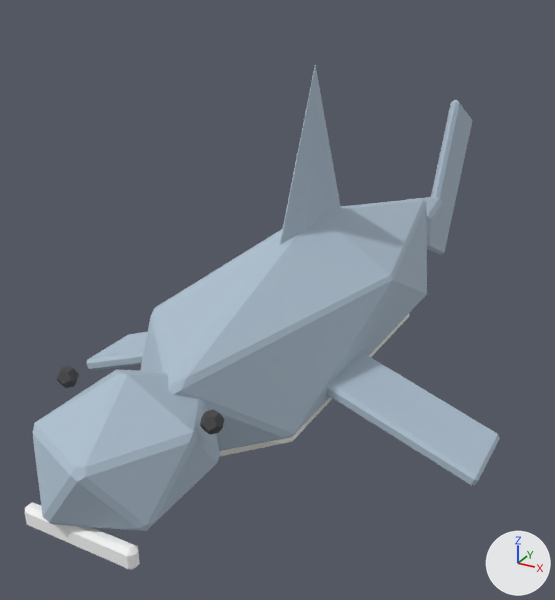
One commit to the FBX model Assets/Content/Models/Shark.fbx: the scene before it, then after it.
Before and after are seen from a 50 mm lens placed at (1.48, -3.01, 2.07), pointed at (-0.2, 0.04, 0.55). Arrows for +X, +Y and +Z are at lower right; the lights stay in place. The first picture is the older version. Where no turn or scale is listed for an object, it has been applied to the vertices. Vertices at exactly the same position are counted once.

Objects in the first picture: 'Body', 'Limb_Fin', 'Limb_Tail'.
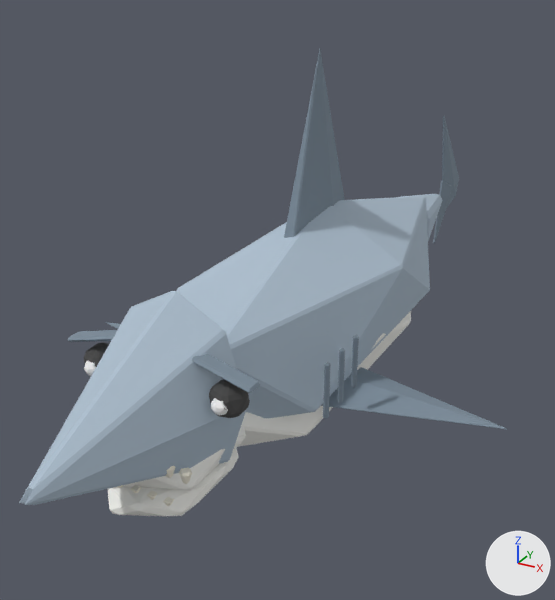
Pixel boxes (x1, y1, x2, y2) of what changed, in the pictures (555 x 600 px; the box of a moved part takes in the faces that stretch with it):
'Body', reshaped (13% narrower, 17% shorter): before (25, 198, 500, 570); after (19, 196, 430, 505)
'Limb_Fin', reshaped, moved: before (279, 65, 341, 245); after (284, 48, 345, 238)
'Part_Fli0R', added: after (321, 367, 507, 429)
'Limb_Tail', reshaped, moved: before (406, 100, 473, 255); after (401, 116, 459, 244)
'Part_Jaw', added: after (108, 447, 239, 516)
    faces in mat_belly (white #f6f6f1): (108, 447, 239, 516)
    faces in mat_bone (white #f6f1e1): (118, 485, 174, 506)
'Part_Fli0L', added (mostly hidden): after (105, 322, 121, 329)
part 2 of me_icosphere, moved or reshaped: before (86, 332, 147, 370); after (68, 330, 117, 342)
part 3 of me_icosphere, moved or reshaped: before (326, 352, 500, 485); after (192, 354, 260, 393)
part 4 of me_icosphere, rebuilt (21% wider, 32% taller): before (32, 369, 220, 531); after (19, 291, 247, 505)
part 5 of me_icosphere, rebuilt (11% narrower, 12% shorter): before (140, 198, 427, 451); after (176, 196, 430, 418)
part 6 of me_icosphere, rebuilt (mostly hidden before): before (219, 314, 409, 456); after (237, 311, 411, 447)
part 7 of me_icosphere, deleted: before (200, 410, 224, 435)
part 8 of me_icosphere, deleted: before (57, 366, 79, 388)
part 9 of me_icosphere, deleted: before (25, 502, 140, 570)
part 10 of me_icosphere, added: after (84, 334, 359, 490)
part 11 of me_cone_001, rebuilt: before (406, 197, 443, 242); after (401, 194, 443, 241)
part 12 of me_cone_001, rebuilt: before (427, 100, 473, 255); after (442, 116, 459, 208)
part 13 of me_cone_001, added: after (433, 181, 452, 244)

Patch to the scene script:
```diff
--- a/Assets/Content/Models/Shark.fbx.py
+++ b/Assets/Content/Models/Shark.fbx.py
@@ me_cone_001 @@
-me_cone_001.from_pydata(...)  # 48 vertices, 52 faces; spans x -0.148..0.148, y -0.05..1.156, z -0.439..0.639
+me_cone_001.from_pydata(...)  # 48 vertices, 52 faces; spans x -0.169..0.169, y -0.05..1.123, z -0.319..0.554
+# me_cone_001 part 11: the loose piece of 24 vertices spanning x -0.148..0.148, y -0.05..0.555, z -0.16..0.16 is rebuilt with 24 vertices and now spans x -0.169..0.169, y -0.05..0.63, z -0.183..0.183
+# me_cone_001 part 12: the loose piece of 24 vertices spanning x -0.03..0.03, y 0.344..1.156, z -0.439..0.639 is rebuilt with 12 vertices and now spans x -0.039..0.039, y 0.634..1.123, z -0.14..0.554, in mat_sharkd (greyish blue #7c8b99)
+# me_cone_001 part 13: 12 vertices added at x -0.038..0.038, y 0.655..0.975, z -0.319..0.108
 me_cone_001.materials.append(mat_shark)
+me_cone_001.materials.append(mat_sharkd)  # greyish blue #7c8b99
@@ me_cone @@
-me_cone.from_pydata(...)  # 16 vertices, 17 faces; spans x -0.051..0.051, y -0.239..0.439, z -0.05..0.733
-me_cone.materials.append(mat_shark)  # blue #adbfce
+me_cone.from_pydata(...)  # 16 vertices, 18 faces; spans x -0.047..0.047, y -0.149..0.49, z -0.065..0.767
+# me_cone part 1: the whole mesh is rebuilt
+me_cone.materials.append(mat_sharkd)  # greyish blue #7c8b99
@@ me_icosphere @@
-me_icosphere.from_pydata(...)  # 310 vertices, 340 faces; spans x -0.98..0.98, y -1.68..1.26, z 0.14..1.04
+me_icosphere.from_pydata(...)  # 720 vertices, 788 faces; spans x -0.45..0.45, y -1.82..1.24, z 0.14..1.06
+# me_icosphere part 2: the loose piece of 24 vertices spanning x -0.98..-0.22, y -0.52..-0.17, z 0.22..0.54 is scaled about its middle by (0.299, 0.173, 0.22), then moved by (0.33, -0.82, 0.48), in mat_sharkd (greyish blue #7c8b99)
+# me_icosphere part 3: the loose piece of 24 vertices spanning x 0.22..0.98, y -0.52..-0.17, z 0.22..0.54 is scaled about its middle by (0.299, 0.173, 0.22), then moved by (-0.33, -0.82, 0.48), in mat_sharkd (greyish blue #7c8b99)
+# me_icosphere part 4: the loose piece of 48 vertices spanning x -0.27..0.27, y -1.68..-1.02, z 0.33..0.87 is rebuilt with 28 vertices and now spans x -0.29..0.29, y -1.82..-1.05, z 0.31..1.05
+# me_icosphere part 5: the loose piece of 40 vertices spanning x -0.4..0.4, y -1.26..1.26, z 0.16..1.04 is rebuilt with 40 vertices and now spans x -0.41..0.41, y -1.04..1.24, z 0.18..1.06
+# me_icosphere part 6: the loose piece of 34 vertices spanning x -0.33..0.33, y -1.09..1.09, z 0.14..0.69 is rebuilt with 42 vertices and now spans x -0.35..0.35, y -0.96..1.06, z 0.14..0.62
+# me_icosphere part 7: the loose piece of 58 vertices spanning x 0.26..0.34, y -1.34..-1.26, z 0.72..0.78 is deleted
+# me_icosphere part 8: the loose piece of 58 vertices spanning x -0.34..-0.26, y -1.34..-1.26, z 0.72..0.78 is deleted
+# me_icosphere part 9: the loose piece of 24 vertices spanning x -0.22..0.22, y -1.64..-1.6, z 0.38..0.46 is deleted
+# me_icosphere part 10: 562 vertices added at x -0.45..0.45, y -1.37..-0.47, z 0.35..0.82
 me_icosphere.materials.append(mat_shark)
@@ me_icosphere @@
 me_icosphere.materials.append(mat_white)
+me_icosphere.materials.append(mat_gum)  # pink #e17c90
+me_icosphere.materials.append(mat_bone)  # white #f6f1e1
+me_icosphere.materials.append(mat_sharkd)  # greyish blue #7c8b99
@@ ob_limb_tail @@
 ob_limb_tail = bpy.data.objects.new('Limb_Tail', me_cone_001)
-ob_limb_tail.location = (0.0, 1.35, 0.6)
+ob_limb_tail.location = (0.0, 1.25, 0.62)
@@ ob_limb_fin @@
 ob_limb_fin = bpy.data.objects.new('Limb_Fin', me_cone)
-ob_limb_fin.location = (0.0, -0.1, 0.95)
+ob_limb_fin.location = (0.0, -0.1, 0.98)
@@ ob_part_jaw @@
+ob_part_jaw = bpy.data.objects.new('Part_Jaw', me_icosphere_008)  # 138 vertices, 158 faces; spans x -0.206..0.206, y -0.614..-0.026, z -0.12..0.06; in mat_belly (white #f6f6f1), mat_bone (white #f6f1e1)
+ob_part_jaw.location = (0.0, -0.8, 0.4)
@@ ob_part_fli0r @@
+ob_part_fli0r = bpy.data.objects.new('Part_Fli0R', me_cone_015)  # 12 vertices, 13 faces; spans x -0.03..0.724, y -0.101..0.301, z -0.09..0.01; in mat_sharkd (greyish blue #7c8b99)
+ob_part_fli0r.location = (0.3, -0.4, 0.42)
@@ ob_part_fli0l @@
+ob_part_fli0l = bpy.data.objects.new('Part_Fli0L', me_cone_014)  # 12 vertices, 13 faces; spans x -0.724..0.03, y -0.101..0.301, z -0.09..0.01; in mat_sharkd (greyish blue #7c8b99)
+ob_part_fli0l.location = (-0.3, -0.4, 0.42)
```
